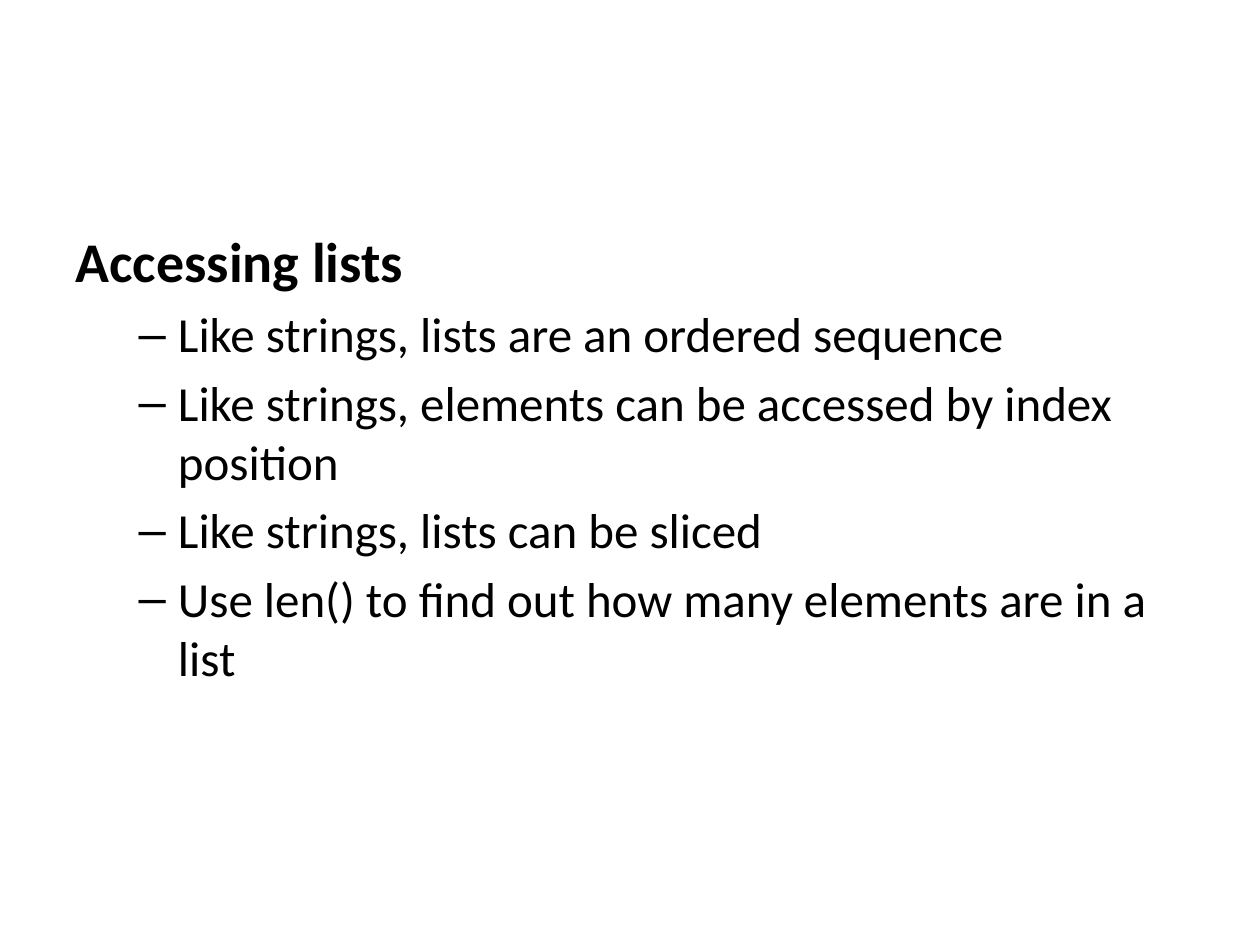
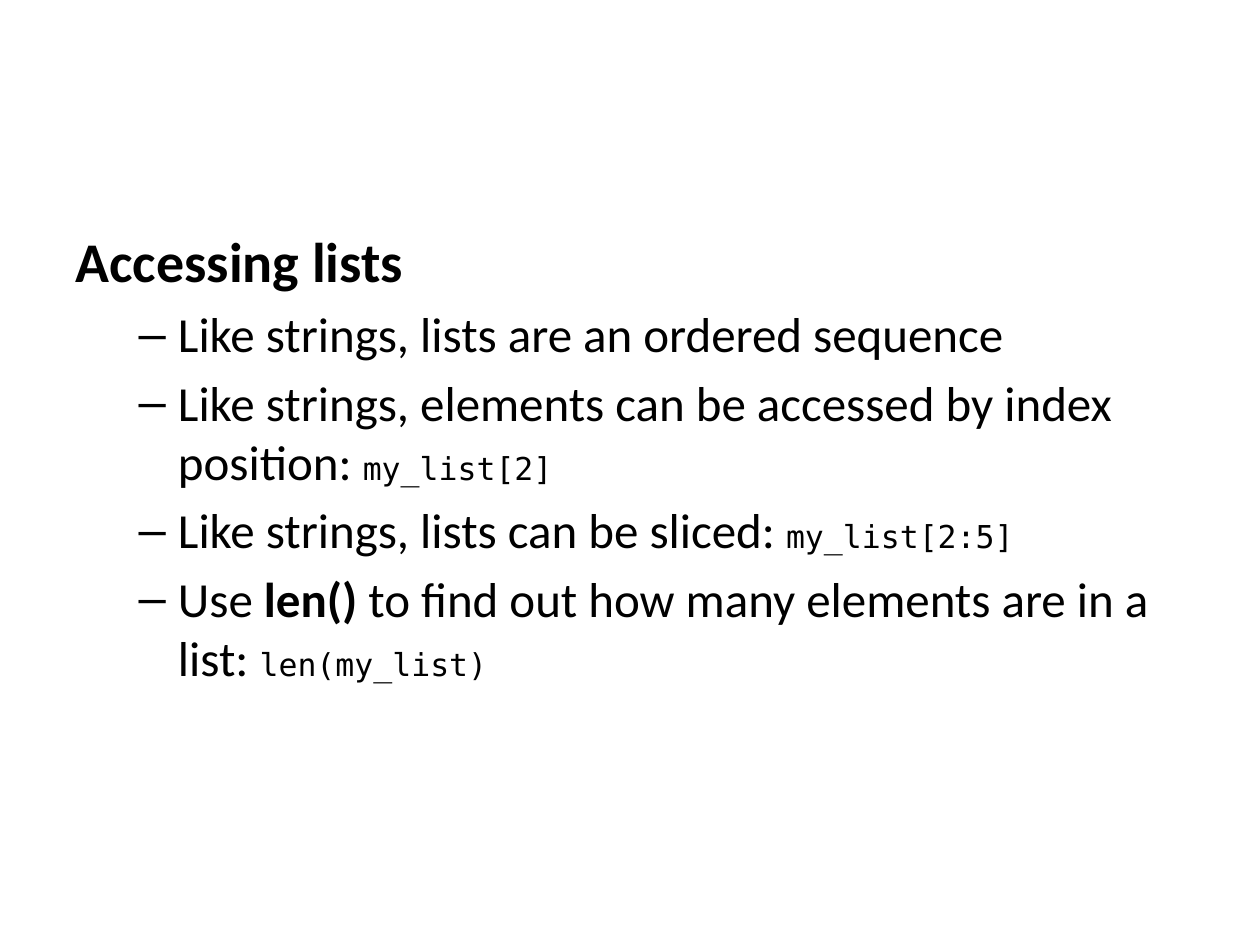
Before and after one commit to edsu/inst326, a slide deck: slide 17 of modules/module03/slides.pptx. Drawn at 1260x945 pixels with LibreOffice and Linux fonts; fonts in the diff are those of the drawing. Boxes give left, top, right and bottom in pixels: in the first picture for what was removed or moved away, otherwise in the second. Text is boxed around its words. In the diff, an @@ line names an element or a change of style, - is before the commit and + after.

```diff
--- a/modules/module03/slides.pptx
+++ b/modules/module03/slides.pptx
@@ text at bbox=[178, 387, 1148, 683]: text changed @@
-  – Like strings, elements can be accessed by index position
-  – Like strings, lists can be sliced
-  – Use len() to find out how many elements are in a list
+  – Like strings, elements can be accessed by index position: my_list[2]
+  – Like strings, lists can be sliced: my_list[2:5]
+  – Use len() to find out how many elements are in a list: len(my_list)
```
Also in this commit, not shown: 1 other slide changed, 1 slide added, 3 other files.
